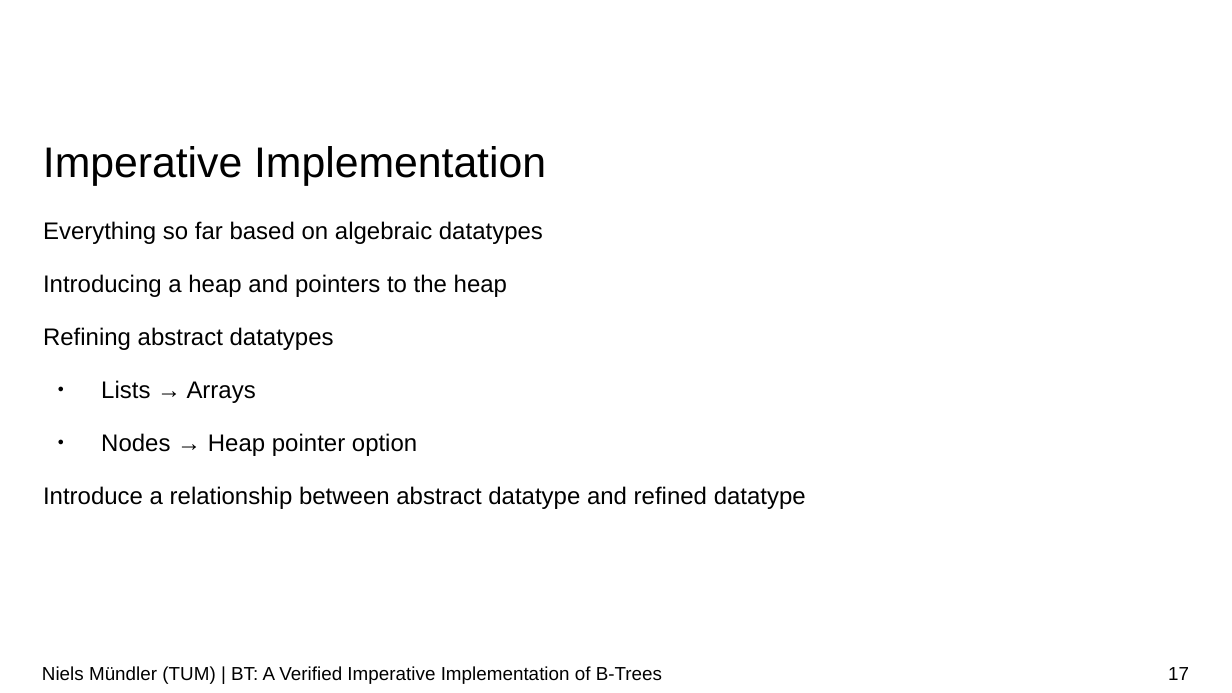
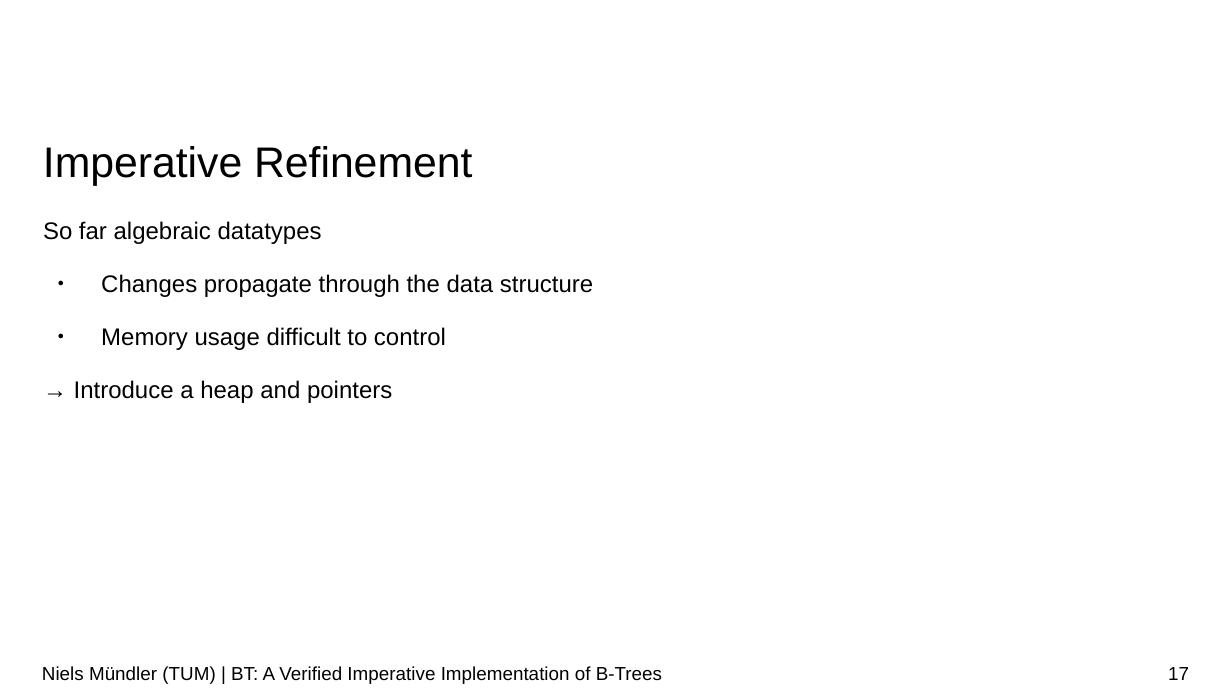
Before and after one commit to nielstron/btrees-thesis, a slide deck: slide 17 of colloqium.odp. Drawn at 1232x693 pixels with LibreOffice and Linux fonts; fonts in the diff are those of the drawing; background and template pictures are left out. Boxes give left, top, right and bottom in pixels: in the first picture for what was removed or moved away, otherwise in the second. Text is boxed around its words. In the diff, an @@ line names an element or a change of style, - is before the commit and + after.

```diff
--- a/colloqium.odp
+++ b/colloqium.odp
@@ title at [43, 146, 472, 185]: text changed @@
-Imperative Implementation
+Imperative Refinement
@@ text at [43, 221, 593, 403]: text changed @@
-Everything so far based on algebraic datatypes
-Introducing a heap and pointers to the heap
-Refining abstract datatypes
-● Lists → Arrays
-● Nodes → Heap pointer option
-Introduce a relationship between abstract datatype and refined datatype
+So far algebraic datatypes
+● Changes propagate through the data structure
+● Memory usage difficult to control
+→ Introduce a heap and pointers
```
Also in this commit, not shown: 20 other slides changed, 5 slides added, 1 slide removed.
